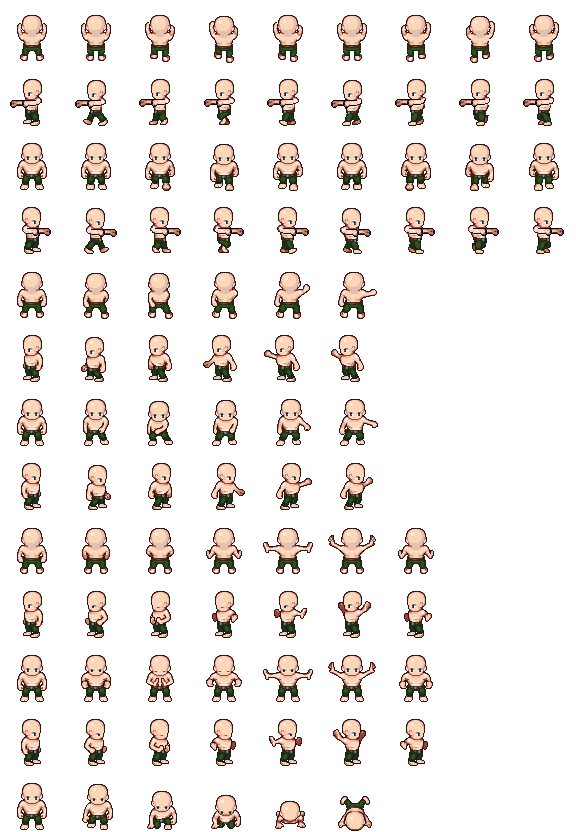
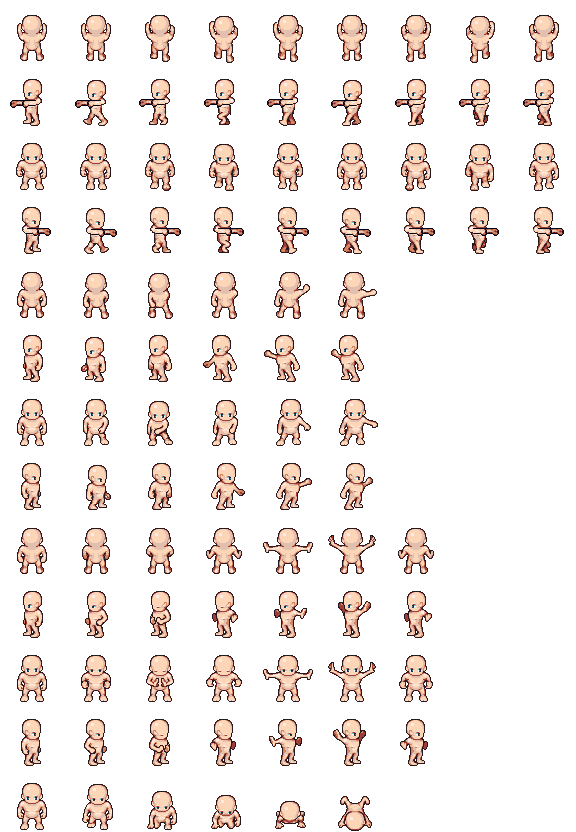
Two versions of the same layered image (576x832). Layer-by-layer changes:
hid "Pants" over [22, 43, 553, 829]
painted on "ZombieArms" over [16, 99, 546, 178]
painted on "Base" over [17, 99, 299, 182]
